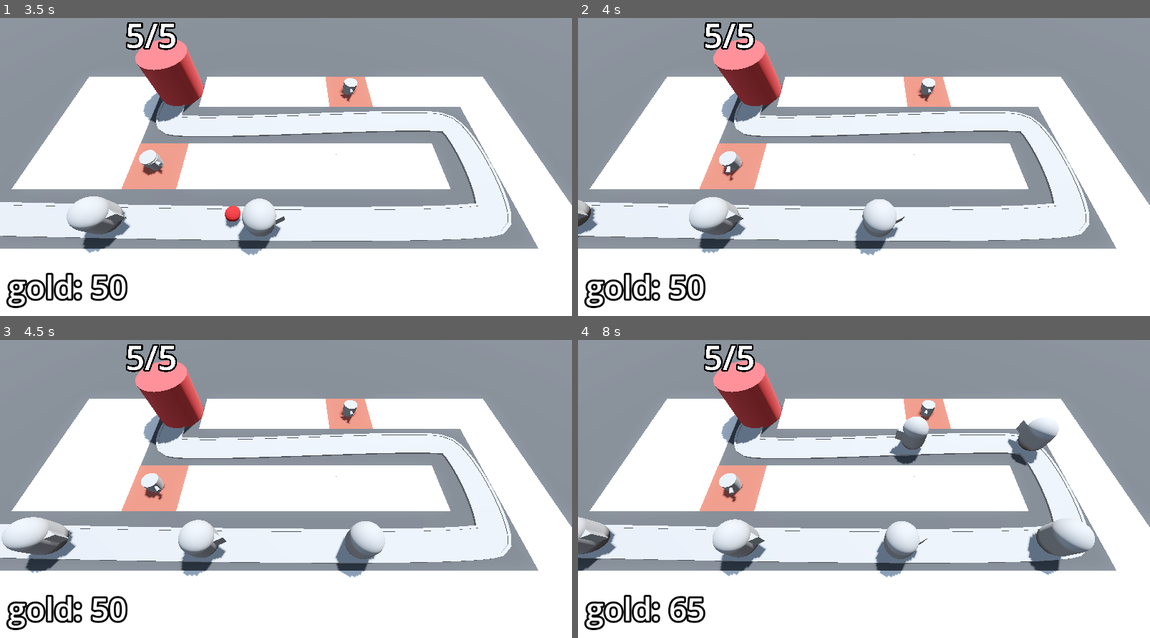
Above: before the commit, frames 1-4 (two rows, left to right).
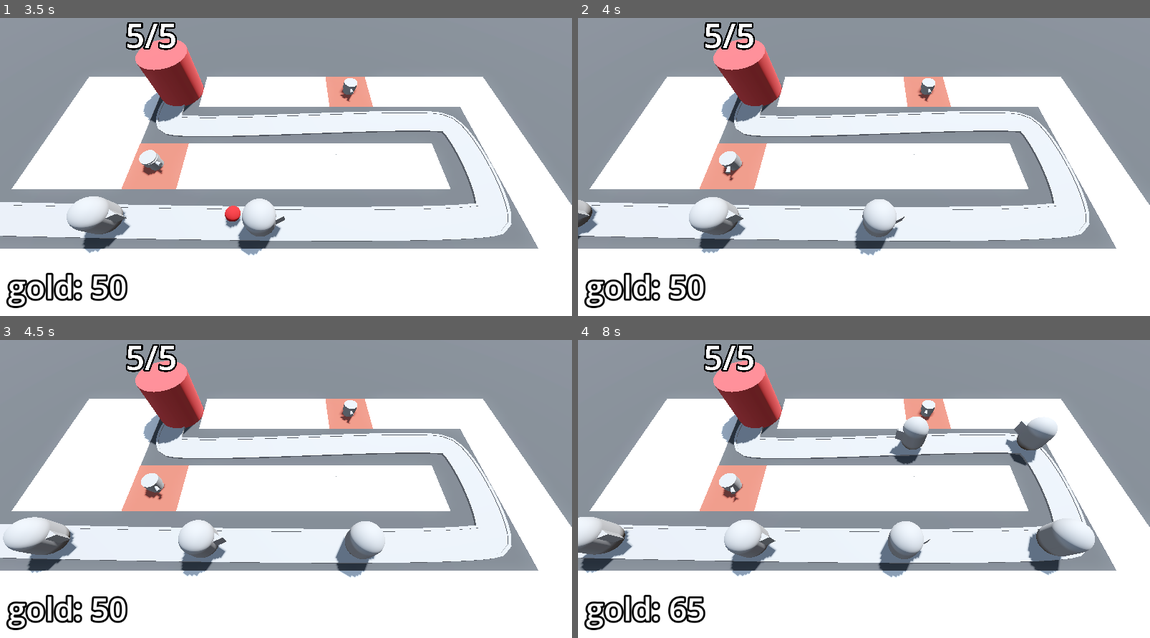
Above: after the commit, the same moments.

Repository: vibrunazo/godot-barbarian
Game: Godot game, scene res://levels/base_level.tscn
The game is run twice, just before and just after one commit, with the same random seed, the same clock (stepped at 60 frames per second) and the same inputs.
Inputs (mouse positions are in pixels of both pictures, inside the frame that each line leads up to):
- Up to frame 1 (3.5 s): tap Enter at 0.5 s; move the mouse to (411, 140) at 0.52 s; press the mouse at (411, 140) at 0.53 s; tap Space at 1.25 s; move the mouse to (171, 169) at 1.27 s; release the mouse at (171, 169) at 1.28 s; tap S (toggle_speed) at 1.35, 2.85 s; move the mouse to (343, 83) at 2.02 s; press the mouse at (343, 83) at 2.03 s; move the mouse to (257, 220) at 2.77 s; release the mouse at (257, 220) at 2.78 s
- Up to frame 2 (4 s): move the mouse to (1035, 202) at 3.52 s; press the mouse at (1035, 202) at 3.53 s
- Up to frame 3 (4.5 s): move the mouse to (114, 429) at 4.27 s; release the mouse at (114, 429) at 4.28 s; tap S (toggle_speed) at 4.35 s
- Up to frame 4 (8 s): move the mouse to (892, 477) at 5.02 s; press the mouse at (892, 477) at 5.03 s; move the mouse to (778, 396) at 5.77 s; release the mouse at (778, 396) at 5.78 s; tap S (toggle_speed) at 5.85, 7.35 s; move the mouse to (989, 462) at 6.52 s; press the mouse at (989, 462) at 6.53 s; move the mouse to (749, 491) at 7.27 s; release the mouse at (749, 491) at 7.28 s

Frame 1 is identical in both runs. In frame 2, less than 0.1% of the frame differs, in the area x 0-4%, y 61-75%; in frame 3, 0.2%; in frame 4, 2.5%, in the area x 0-85%, y 26-80%.

Commit message:
56. Difficulty Curves

Diff:
--- a/enemy/enemy_path.gd
+++ b/enemy/enemy_path.gd
@@ -2,6 +2,8 @@
 
 ## Enemy scene to spawn
 @export var enemy_scene: PackedScene
+## Reference to the difficulty manager, which calculates spawn cooldown per game time
+@export var difficulty_manager: DifficultyManager
 ## Time between spawns in seconds
 @export var spawn_cooldown: float = 2.0
 
@@ -14,6 +16,8 @@
 	spawn_timer = Timer.new()
 	add_child(spawn_timer)
 	spawn_timer.wait_time = spawn_cooldown
+	#if difficulty_manager:
+		#spawn_timer.wait_time = difficulty_manager.get_spawn_time()
 	spawn_timer.timeout.connect(_on_spawn_timer_timeout)
 	spawn_timer.start()
 
@@ -22,6 +26,8 @@
 	if not enemy_scene: return
 	var new_enemy: Enemy = enemy_scene.instantiate()
 	add_child(new_enemy)
+	if difficulty_manager:
+		spawn_timer.wait_time = difficulty_manager.get_spawn_time()
 
 func _on_spawn_timer_timeout() -> void:
 	spawn_enemy()
--- /dev/null
+++ b/game/difficulty_manager.gd
@@ -0,0 +1,19 @@
+class_name DifficultyManager
+extends Node
+
+@export var game_length: float = 30.0
+@export var spawn_time_curve: Curve
+
+@onready var timer: Timer = $Timer
+
+
+# Called when the node enters the scene tree for the first time.
+func _ready() -> void:
+	timer.start(game_length)
+
+func game_progress_ratio() -> float:
+	return 1.0 - (timer.time_left / game_length)
+
+func get_spawn_time() -> float:
+	if not spawn_time_curve: return 2
+	return spawn_time_curve.sample(game_progress_ratio())
--- /dev/null
+++ b/game/difficulty_manager.tscn
@@ -0,0 +1,17 @@
+[gd_scene load_steps=3 format=3 uid="uid://cm8tu3u7up1dp"]
+
+[ext_resource type="Script" path="res://game/difficulty_manager.gd" id="1_cklnc"]
+
+[sub_resource type="Curve" id="Curve_6be53"]
+min_value = 0.25
+max_value = 2.0
+_data = [Vector2(0, 2), 0.0, 0.0, 0, 0, Vector2(1, 0.6), 0.0, 0.0, 0, 0]
+point_count = 2
+
+[node name="DifficultyManager" type="Node"]
+script = ExtResource("1_cklnc")
+game_length = 60.0
+spawn_time_curve = SubResource("Curve_6be53")
+
+[node name="Timer" type="Timer" parent="."]
+one_shot = true
--- a/levels/base_level.tscn
+++ b/levels/base_level.tscn
@@ -8,6 +8,7 @@
 [ext_resource type="Script" path="res://turret/turret_manager.gd" id="5_dijc4"]
 [ext_resource type="PackedScene" uid="uid://dca1j4a74265h" path="res://turret/turret.tscn" id="6_do3xi"]
 [ext_resource type="Script" path="res://ui/bank.gd" id="8_a5n27"]
+[ext_resource type="PackedScene" uid="uid://cm8tu3u7up1dp" path="res://game/difficulty_manager.tscn" id="9_48gdr"]
 
 [sub_resource type="ProceduralSkyMaterial" id="ProceduralSkyMaterial_iyh3t"]
 sky_horizon_color = Color(0.64625, 0.65575, 0.67075, 1)
@@ -62,10 +63,11 @@
 "cells": PackedInt32Array(65531, 65534, 0, 65531, 65535, 0, 65531, 0, 0, 65531, 2, 0, 65532, 65534, 0, 65532, 2, 0, 655 …(306 unchanged characters)…
 }
 
-[node name="EnemyPath" type="Path3D" parent="."]
+[node name="EnemyPath" type="Path3D" parent="." node_paths=PackedStringArray("difficulty_manager")]
 curve = SubResource("Curve3D_nh1ja")
 script = ExtResource("3_6ula7")
 enemy_scene = ExtResource("2_4m0mp")
+difficulty_manager = NodePath("../DifficultyManager")
 
 [node name="Road" type="CSGPolygon3D" parent="EnemyPath"]
 polygon = PackedVector2Array(-0.9, 0, -0.9, 0.1, 0.9, 0.1, 0.9, 0)
@@ -133,3 +135,5 @@
 size_flags_vertical = 8
 text = "placeholder"
 label_settings = SubResource("LabelSettings_njm1j")
+
+[node name="DifficultyManager" parent="." instance=ExtResource("9_48gdr")]
Not shown: 1 places in levels/base_level.tscn that only renumber resources
